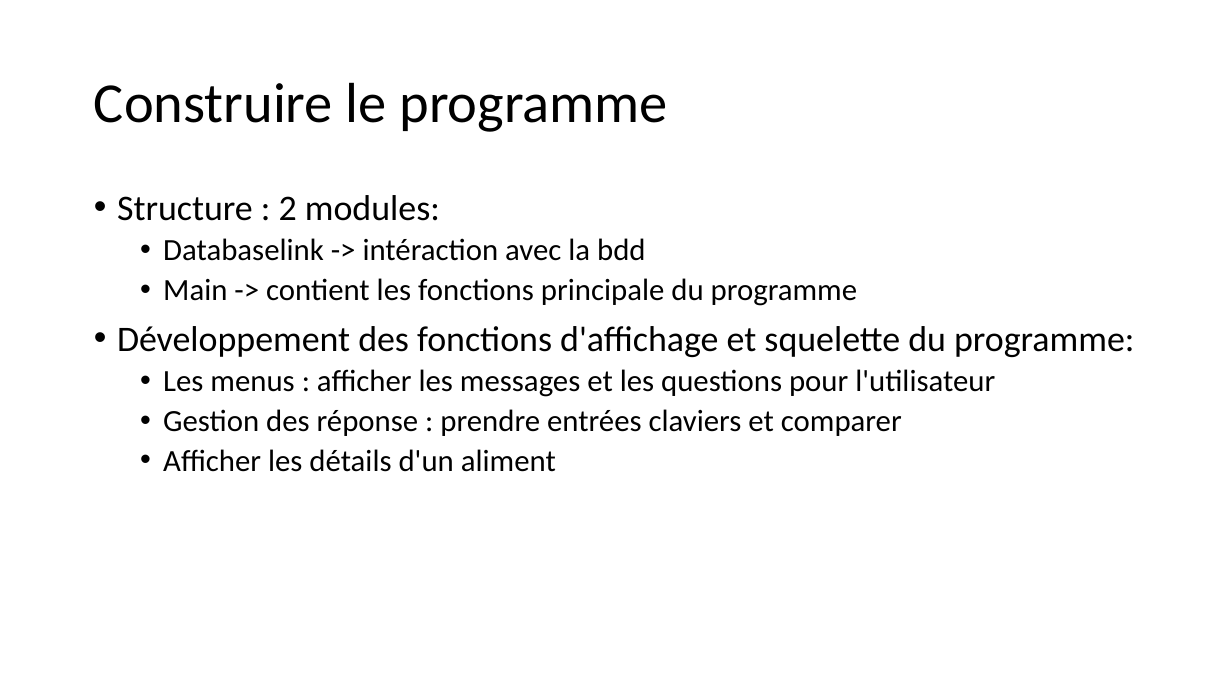
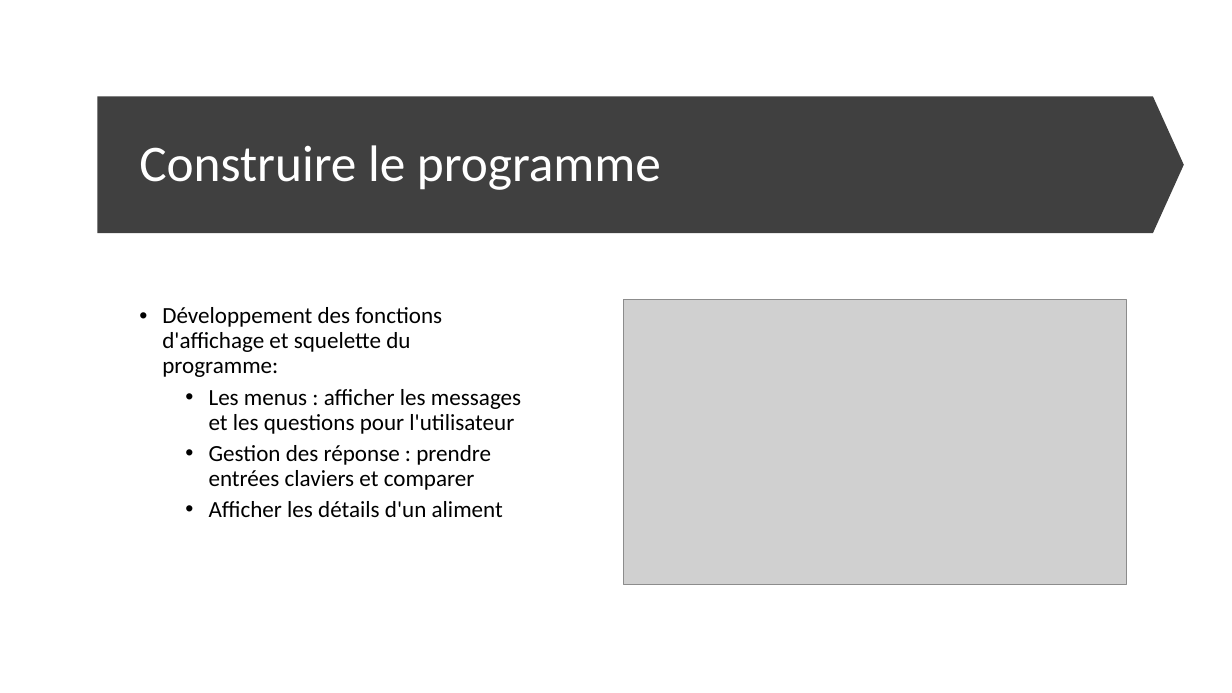
Before and after one commit to Baptiste68/P5, a slide deck: slide 7 of Projet5.pptx (slide 5 before the commit). Drawn at 1232x693 pixels with LibreOffice and Linux fonts; fonts in the diff are those of the drawing; grey boxes stand for pictures. Boxes give left, top, right and bottom in pixels: in the first picture for what was removed or moved away, otherwise in the second. Text is boxed around its words. In the diff, an @@ line names an element or a change of style, - is before the commit and + after.

```diff
--- a/Projet5.pptx
+++ b/Projet5.pptx
@@ down arrow added at <box>97,96,1184,233</box>, fill #404040 @@
@@ title "Construire le programme": place and size @@
-title "Construire le programme" at <box>94,82,669,132</box>
+title "Construire le programme" at <box>139,145,661,190</box>
@@ title "Construire le programme" at <box>139,145,661,190</box>: size 44 to 40 pt, text colour #000000 to #FFFFFF @@
@@ text at <box>117,195,857,306</box>: paragraphs removed @@
-• Structure : 2 modules:
-  • Databaselink -> intéraction avec la bdd
-  • Main -> contient les fonctions principale du programme
@@ text "Développement des fonctions d'affichage et ...": place and size @@
-text "Développement des fonctions d'affichage et ..." at <box>117,195,1134,472</box>
+text "Développement des fonctions d'affichage et ..." at <box>162,307,521,517</box>
@@ text "Développement des fonctions d'affichage et ..." at <box>162,307,521,517</box>: size 28 to 18 pt in "Développement des fonctions d'affichage et squelette du ..."; size 24 to 18 pt in "Les menus : afficher les messages et ...", "Gestion des réponse : prendre entrées claviers ...", "Afficher les détails d'un aliment" @@
@@ picture added at <box>624,299,1128,584</box> @@
```
Also in this commit, not shown: 5 other slides changed, 4 slides added.
